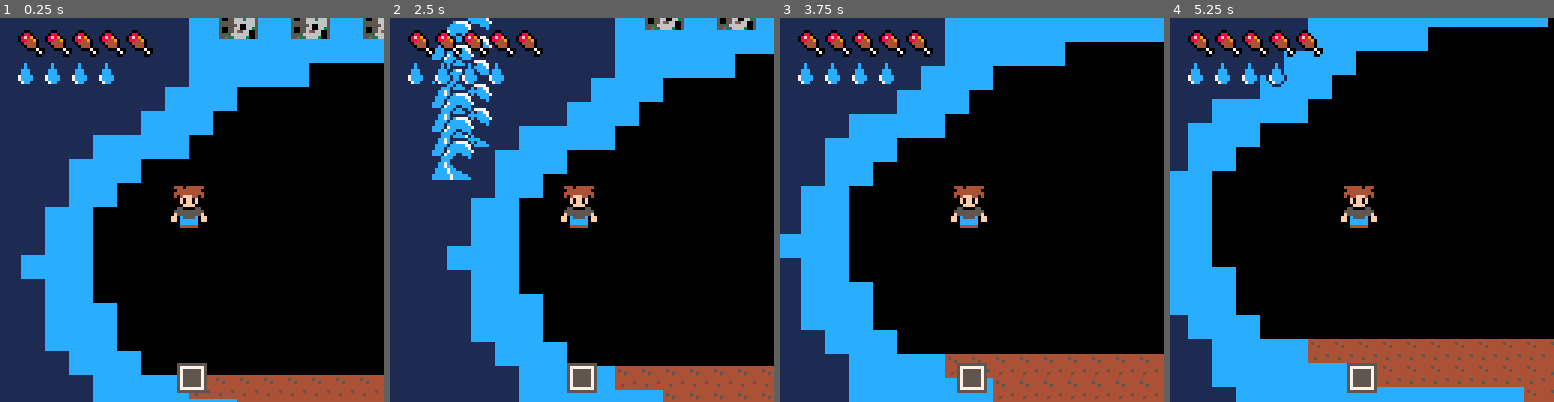
Above: before the commit, frames 1-4 (left to right).
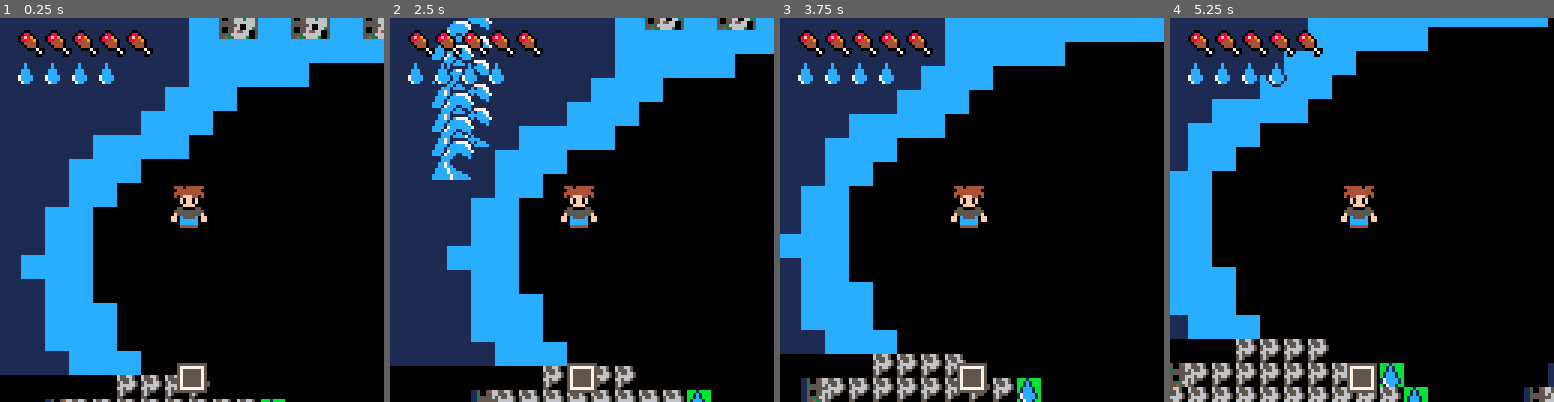
Above: after the commit, the same moments.

Repository: lucaslng/jamhacks-climatastrophe
Game: PICO-8 cartridge climate-collapse.p8
The game is run twice, just before and just after one commit, with the same random seed, the same clock (stepped at 60 frames per second) and the same inputs.
Inputs:
- Up to frame 1 (0.25 s): no input
- Up to frame 2 (2.5 s): tap O (Z key) at 0.33, 0.7, 1.43, 2.22 s; hold Left 1.97-2.37 s; hold Down from 2.42 s (still down)
- Up to frame 3 (3.75 s): release Down at 2.82 s; hold Right 2.87-3.53 s; tap O (Z key) at 3.1 s; hold Up from 3.58 s (still down)
- Up to frame 4 (5.25 s): tap O (Z key) at 3.98, 4.87 s; release Up at 4.08 s; hold Right 4.13-4.53 s; hold Down 4.58-5.08 s; hold Left from 5.13 s (still down)

The runs differ from the first frame. In frame 1, 6.6% of the frame differs, in the area x 0-100%, y 92-100%; in frame 2, 8.7%; in frame 3, 12%; in frame 4, 16%, in the area x 0-100%, y 83-100%.

Commit message:
larger tornadoes

Diff:
--- a/climate-collapse.p8
+++ b/climate-collapse.p8
@@ -242,7 +242,7 @@
 	spr(72, Player.x - 8, Player.y - 8, 2, 2, Player.fx)
 	palt()
 
-	foreach(tornadoes, function(t) spr(9 + (t.lifetime % 8) / 2, t.x, t.y) end)
+	foreach(tornadoes, function(t) spr(128 + (t.lifetime % 4) * 4, t.x - 16, t.y - 16, 4, 4) end)
 
 	foreach(
 		tsunamies, function(t)
@@ -468,26 +436,3 @@
 0707070707070707070707070707070707070708080821223132323132313231323231322131322122323132313222213121312133333333333321223132080807070707070707070707070707070707070707070707070707070707070707070707070707070707070707070707070707070707070700000000000000000000
 0707070707070707070707070707070707070708080831212222322221222121222131322122313132223231323121313231323133332231333231322208080707070707070707070707070707070707070707070707070707070707070707070707070707070707070707070707070707070707070700000000000000000000
 0707070707070707070707070707070707070707080808313221222231323131323132313132322231322221222121222122212221223222212221313208080707070707070707070707070707070707070707070707070707070707070707070707070707070707070000000000000000000000000000000000000000000000
-
-0707070707070707070707070707070707070707070707070707070707070707070707070707070707070707070707070707070707070707070707070707070707070707070707070707070707070707070707070707070707070707070707070707070707070707070707070707070707070707070700000000000000000000
-0707070707070707070707070707070707070707070707070707070707070707070707070707070707070707070707070707070707070707070707070707070707070707070707070707070707070707070707070707070707070707070707070707070707070707070707070707070707070707070700000000000000000000
-0707070707070707070707070707070707070707070707070707070707070707070707070707070707070707070707070707070707070707070707070707070707070707070707070707070707070707070707070707070707070707070707070707070707070707070707070707070707070707070700000000000000000000
-0707070707070707070707070707070707070707070707070707070707070707070707070707070707070707070707070707070707070707070707070707070707070707070707070707070707070707070707070707070707070707070707070707070707070707070707070707070707070707070700000000000000000000
-0707070707070707070707070707070707070707070707070707070707070707070707070707070707070707070808080808080808080808070707070707070707070707070707070707070707070707070707070707070707070707070707070707070707070707070707070707070707070707070700000000000000000000
-0707070707070707070707070707070707070707070707070707070707070707070707080808080808080808080808080808080808080808080707070707070707070707070707070707070707070707070707070707070707070707070707070707070707070707070707070707070707070707070700000000000000000000
-0707070707070707070707070707070707070707070707070707070707070707080808080808080808080808080808080808080808080808080807070707070707070707070707070707070707070707070707070707070707070707070707070707070707070707070707070707070707070707070700000000000000000000
-0707070707070707070707070707070707070707070707070707070707070808080808080808080808082323232323242323232308080808080808070707070707070707070707070707070707070707070707070707070707070707070707070707070707070707070707070707070707070707070700000000000000000000
-0707070707070707070707070707070707070707070707070707070708080808080808232323232323232323232323232323232323232308080808080707070707070707070707070707070707070707070707070707070707070707070707070707070707070707070707070707070707070707070700000000000000000000
-0707070707070707070707070707070707070707070707070707080808082323232323232323232323232323242323232423232323232323230808080807070707070707070707070707070707070707070707070707070707070707070707070707070707070707070707070707070707070707070700000000000000000000
-0707070707070707070707070707070707070707070707070808082323232323242423232423232423232323232323232424232323232323232308080808070707070707070707070707070707070707070707070707070707070707070707070707070707070707070707070707070707070707070700000000000000000000
-0707070707070707070707070707070707070707070707080808232323232324242323232423232323232323232323232324242323232323232323080808080707070707070707070707070707070707070707070707070707070707070707070707070707070707070707070707070707070707070700000000000000000000
-0707070707070707070707070707070707070707070808080823232324242423232323232424232323232324232323232423242424242323232323230808080707070707070707070707070707070707070707070707070707070707070707070707070707070707070707070707070707070707070700000000000000000000
-0707070707070707070707070707070707070707080808232323232324232323232324242423232323232323232323232323232323232424232323232308080807070707070707070707070707070707070707070707070707070707070707070707070707070707070707070707070707070707070700000000000000000000
-0707070707070707070707070707070707070707080823232323232324232323232323232323232423232323242423242324232424232323232323232308080807070707070707070707070707070707070707070707070707070707070707070707070707070707070707070707070707070707070700000000000000000000
-0707070707070707070707070707070707070708082323232323232424232324232323232323232323232424232323232323080824232323232324232323080808070707070707070707070707070707070707070707070707070707070707070707070707070707070707070707070707070707070700000000000000000000
-0707070707070707070707070707070707070708082323232423232323232323232323232323242323232323232323232323080808232323232323232323080807070707070707070707070707070707070707070707070707070707070707070707070707070707070707070707070707070707070700000000000000000000
-0707070707070707070707070707070707070808082323232423232324232323232324232323242323232324242423232323080823232324232323232323080807070707070707070707070707070707070707070707070707070707070707070707070707070707070707070707070707070707070700000000000000000000
-0707070707070707070707070707070707070708082323232323232323232323232323232324242424242423232323232323232323232323232323242323080807070707070707070707070707070707070707070707070707070707070707070707070707070707070707070707070707070707070700000000000000000000
-0707070707070707070707070707070707070708080823232323242324232324232423242424242424232323232323232423242323232323232423232323080807070707070707070707070707070707070707070707070707070707070707070707070707070707070707070707070707070707070700000000000000000000
-0707070707070707070707070707070707070708080823232323232323232323232323232323232423232323232424232323232323242423232323232308080707070707070707070707070707070707070707070707070707070707070707070707070707070707070707070707070707070707070700000000000000000000
-0707070707070707070707070707070707070707080808232323232323232323232323232323232423232323232323232323232424242323232323232308080707070707070707070707070707070707070707070707070707070707070707070707070707070707070000000000000000000000000000000000000000000000
Not shown, changed: 64 lines of the sprite sheet (__gfx__) section of climate-collapse.p8
